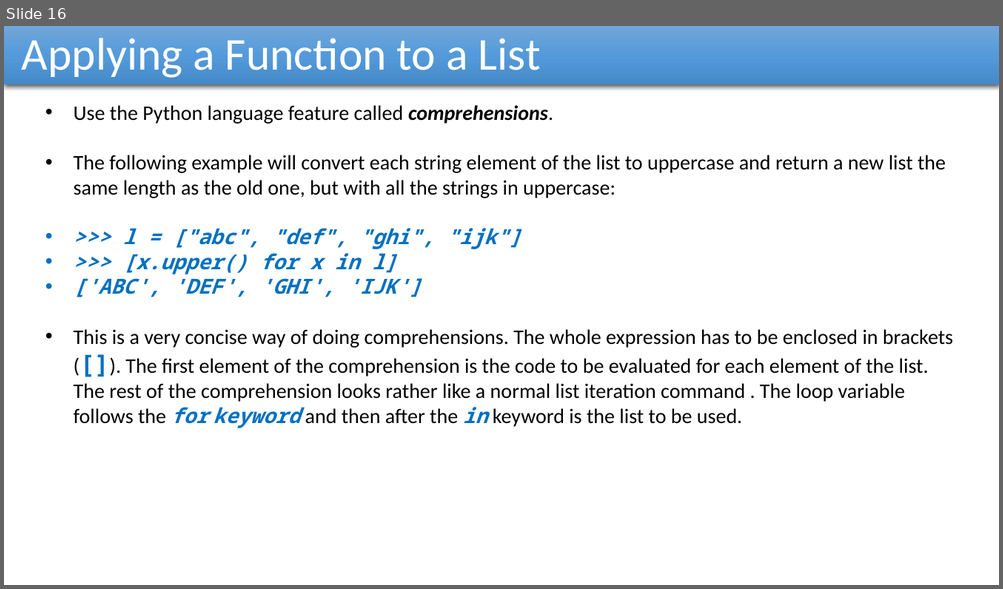
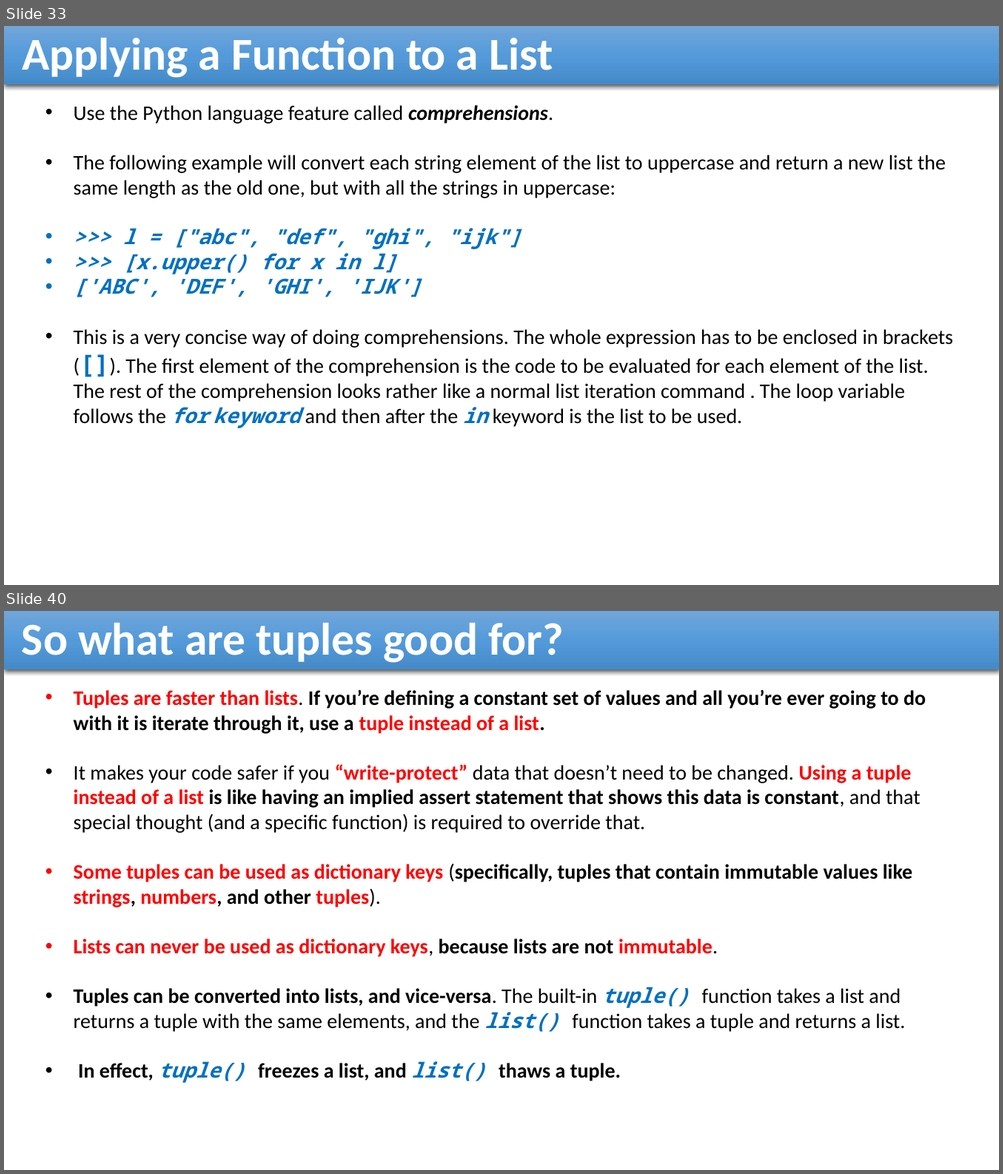
Before and after one commit to reza-arjmandi/rpi-course, a slide deck: session3/presentation/Python_List_And_Dictionaries.pptx. Shown one above the other, each under a label of ours: slide 16 before the commit, slides 33 and 40 after it; the slides between them are not shown. The pictures are 1003x589 and 1003x1174 pixels, drawn with LibreOffice and Linux fonts; fonts in the diff are those of the drawing. Boxes give left, top, right and bottom in pixels: in the first picture for what was removed or moved away, otherwise in the second. Text is boxed around its words. In the diff, an @@ line names an element or a change of style, - is before the commit and + after.

```diff
--- a/session3/presentation/Python_List_And_Dictionaries.pptx
+++ b/session3/presentation/Python_List_And_Dictionaries.pptx
@@ slide 40 added at bbox=[4, 611, 999, 1170], background #FFFFFF @@
@@ rectangle added at bbox=[4, 611, 999, 670], fill gradient #71A6DB to #559BDB to #448ACA, 44 pt, text #FFFFFF, bold @@
+So what are tuples good for?
@@ text added at bbox=[74, 689, 925, 1083], 20 pt, text #000000, bold @@
+• Tuples are faster than lists. If you’re defining a constant set of values and all you’re ever going to do with it is iterate through it, use a tuple instead of a list.
+• It makes your code safer if you “write-protect” data that doesn’t need to be changed. Using a tuple instead of a list is like having an implied assert statement that shows this data is constant, and that special thought (and a specific function) is required to override that.
+• Some tuples can be used as dictionary keys (specifically, tuples that contain immutable values like strings, numbers, and other tuples).
+• Lists can never be used as dictionary keys, because lists are not immutable.
+• Tuples can be converted into lists, and vice-versa. The built-in tuple() function takes a list and returns a tuple with the same elements, and the list() function takes a tuple and returns a list.
+• In effect, tuple() freezes a list, and list() thaws a tuple.
@@ what was slide 16 is now slide 33 @@
@@ slide 33 changed as well @@
@@ rectangle "Applying a Function to a ..." at bbox=[4, 26, 999, 85]: bold on @@
```
Also in this commit, not shown: 14 other slides changed, 52 other slides added, 1 other file.
